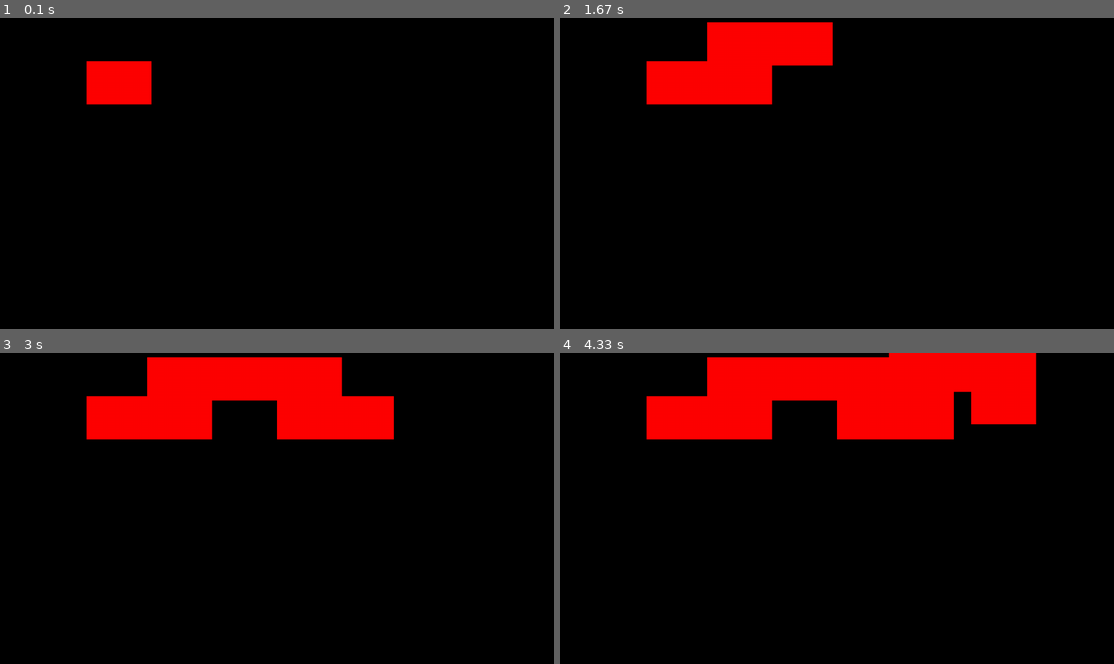
Above: before the commit, frames 1-4 (two rows, left to right).
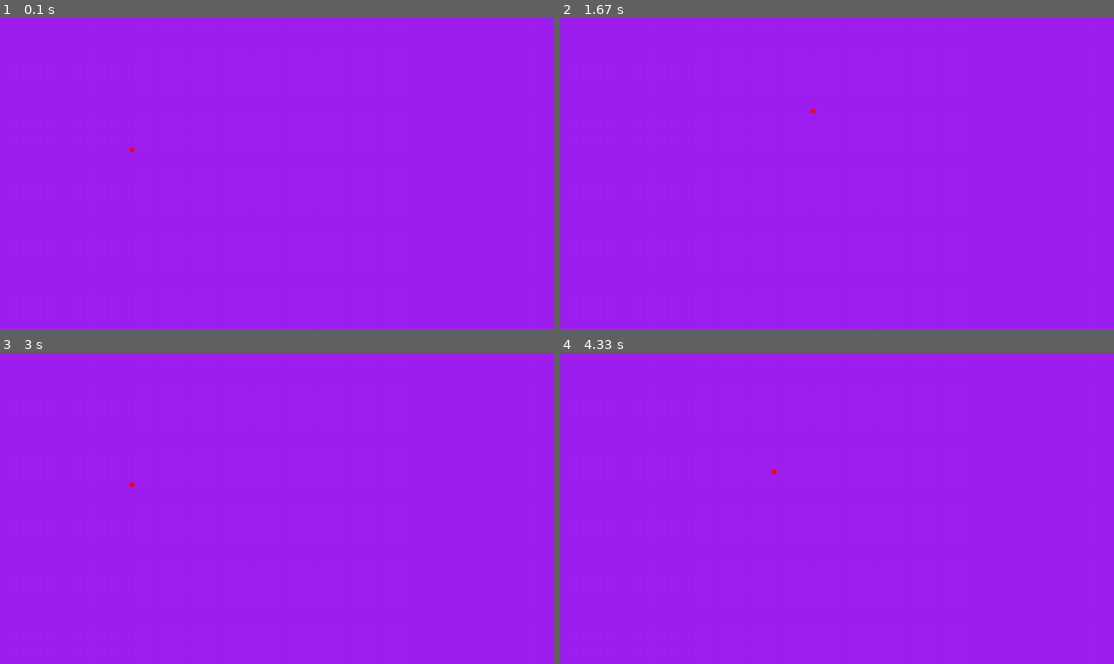
Above: after the commit, the same moments.

Repository: dk-ties/pyGame
Game: pygame game, started from main.py
Same seed, same stepped clock (60 frames per second), same inputs: the game is played once before the commit and once after it.
Inputs:
- Up to frame 1 (0.1 s): no input
- Up to frame 2 (1.67 s): hold D 0.33-0.8 s; hold W 0.83-1.13 s; hold D 1.17-1.63 s
- Up to frame 3 (3 s): hold A 1.67-2.2 s; hold S 2.23-2.53 s; hold A 2.57-2.97 s
- Up to frame 4 (4.33 s): hold W 3-3.37 s; hold D 3.4-4.03 s; hold S from 4.07 s (still down)

The runs differ from the first frame. In frame 1, 100% of the frame differs, in the area x 0-100%, y 0-100%; in frame 2, 100%; in frame 3, 100%; in frame 4, 100%.

Commit message:
With a little help from a snakegame article, i got the snake moving, with a nice pink background :) Next up Collision

Diff:
--- a/main.py
+++ b/main.py
@@ -7,24 +7,16 @@
 clock = pygame.time.Clock()
 running = True
 
+x1 = 300
+y1 = 300
 
-def ost():
-    pygame.draw.circle(screen, (255, 0, 0), (50, 300), 10)
+x1Change = 0
+y1Change = 0
 
+RED = (255, 0, 0)
+BLUE = (0, 255, 0)
 
-rect_1 = pygame.Rect(200, 100, 150, 100)
-
-
-def redSnake(x, y):
-    redSnake = pygame.draw.rect(screen, (255, 0, 0), pygame.Rect(x, y, 15, 15))
-
-    # rect = pygame.Rect(x, y, width, height)
-
-    def moveSnake(snake, x, y):
-        pygame.Rect.move(snake, x, y)
-
-
-# activeSnake = redSnake(150, 250)
+rect_1 = pygame.Rect(x1, y1, 10, 10)
 
 while running:
     # poll for events
@@ -39,26 +31,27 @@
                 print("Jeg burde flytte")
                 pygame.Rect.move(activeSnake, 25, 150) """
 
-    pygame.draw.rect(screen, (255, 0, 0), rect_1)
     # screen.blit(rect_1)
 
     key = pygame.key.get_pressed()
     if key[pygame.K_a] == True:
-        rect_1.x += 5
+        rect_1.move_ip(-10, 0)
     if key[pygame.K_d] == True:
-        rect_1.move_ip(5, 0)
+        rect_1.move_ip(10, 0)
     if key[pygame.K_w] == True:
-        rect_1.move_ip(0, -5)
+        rect_1.move_ip(0, -10)
     if key[pygame.K_s] == True:
-        rect_1.move_ip(0, 5)
+        rect_1.move_ip(0, 10)
+
+    y1 += y1Change
+    x1 += x1Change
 
     # fill the screen with a color to wipe away anything from last frame
-    # screen.fill("purple")
+    screen.fill("purple")
     # RENDER YOUR GAME HERE
-
+    pygame.draw.rect(screen, RED, rect_1)
     # flip() the display to put your work on screen
     pygame.display.flip()
-
-    clock.tick(60)  # limits FPS to 60
+    clock.tick(30)  # limits FPS to 60
 
 pygame.quit()
